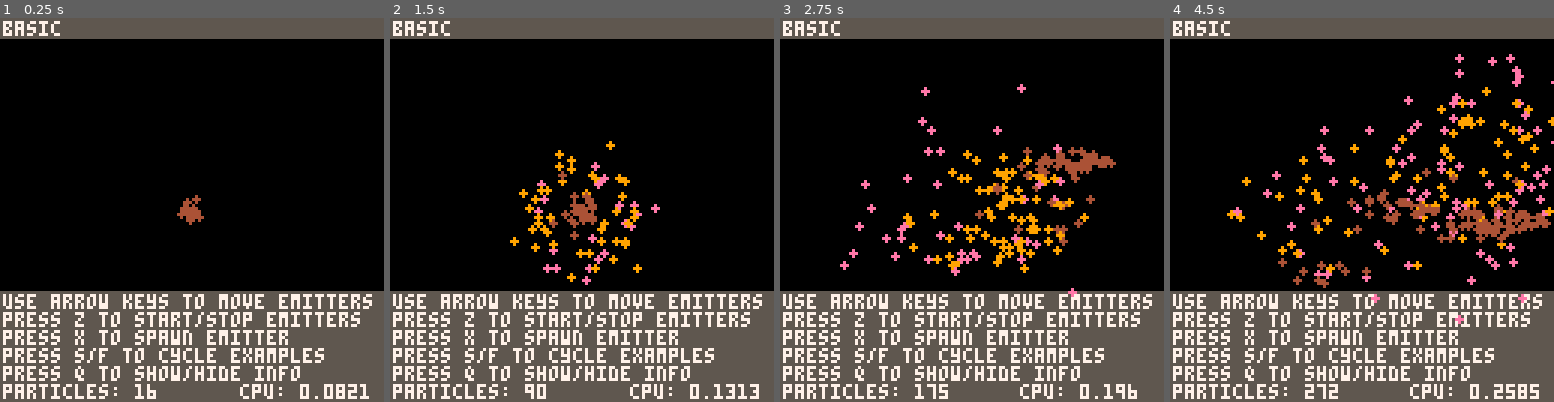
Above: before the commit, frames 1-4 (left to right).
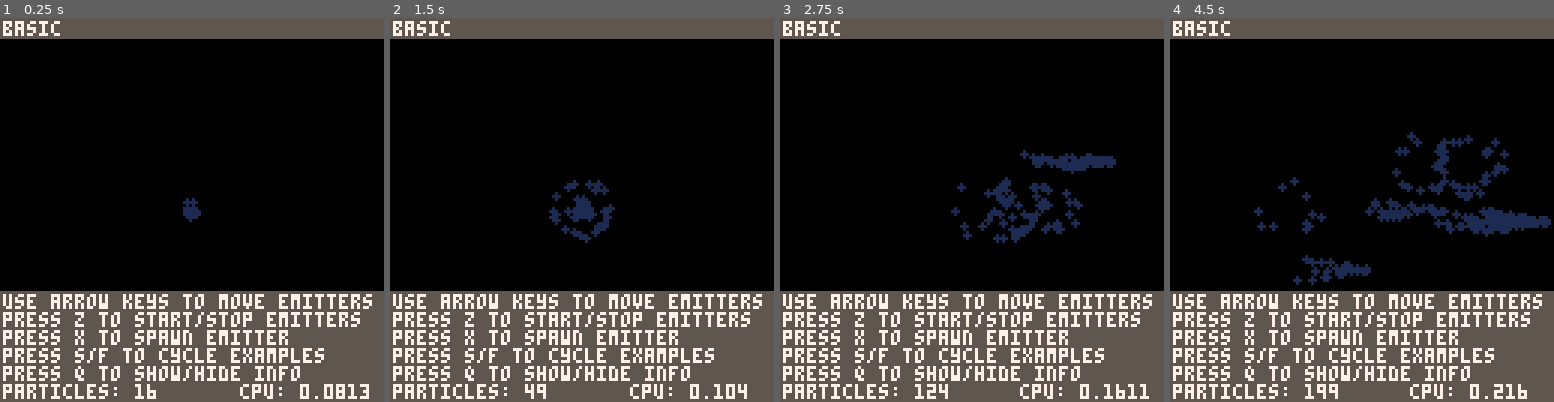
Above: after the commit, the same moments.

Repository: MaxwellDexter/pico-ps
Game: PICO-8 cartridge ps-demo.p8
Same seed, same stepped clock (60 frames per second), same inputs: the game is played once before the commit and once after it.
Inputs:
- Up to frame 1 (0.25 s): no input
- Up to frame 2 (1.5 s): tap X (X key) at 0.33, 1.07 s; tap O (Z key) at 0.7 s
- Up to frame 3 (2.75 s): hold Right 1.6-2.1 s; tap O (Z key) at 1.7, 2.1, 2.5 s; tap X (X key) at 1.85 s; hold Up 2.15-2.42 s; hold Right from 2.47 s (still down)
- Up to frame 4 (4.5 s): tap O (Z key) every 0.4 s from 2.9 to 4.1 s; tap X (X key) at 2.97, 4.08 s; release Right at 3.03 s; hold Left 3.08-3.58 s; hold Down 3.63-3.97 s; hold Right from 4.02 s (still down)

The runs differ from the first frame. In frame 1, 0.4% of the frame differs, in the area x 46-97%, y 46-99%; in frame 2, 3.0%; in frame 3, 5.6%; in frame 4, 8.8%, in the area x 14-100%, y 9-100%.

Commit message:
polish demos in progress

Diff:
--- a/ps-demo.p8
+++ b/ps-demo.p8
@@ -11,7 +11,9 @@
 show_demo_info = true
 my_emitters = nil
 emitter_type = 1
-emitters = {"basic", "angle spread", "life/speed/size spread", "size over life", "velocity over life", "gravity", "everything", "water spout", "light particles", "burst emission", "explosion", "sprites!", "varying sprites", "fire", "space warp", "rain", "strobe warning"}
+emitters = {"basic", "angle spread", "life/speed/size spread", "size over life", "velocity over life", "gravity", "everything", "water spout", "light particles", "burst emission", "explosion", "sprites!", "varying sprites", "fire", "space warp", "rain", "strobe warning", "whirly bird", "hypnotism"}
+
+bird_angle = 0
 
 #include ps.lua
 
@@ -49,8 +51,34 @@
 function update_demo()
  for e in all(my_emitters) do
   e.update(e, delta_time)
+  update_whirly_bird(e)
+  update_hypno(e)
  end
  get_input()
+end
+
+function update_hypno(e)
+ if (emitters[emitter_type] == "hypnotism") then
+   bird_angle += 10
+   if (bird_angle > 360) then bird_angle = 0 end
+   e.set_angle(e, bird_angle)
+  end
+end
+
+function update_whirly_bird(e)
+ if (emitters[emitter_type] == "whirly bird") then
+   bird_angle += 5
+   if (bird_angle > 360) then bird_angle = 0 end
+   e.set_angle(e, bird_angle)
+   local p = rotate_point(64, 64, 0.01, e.pos)
+   e.set_pos(e, p.x, p.y)
+  end
+end
+
+function rotate_point(ox, oy, angle, p)
+ p.x = cos(angle) * (p.x-ox) - sin(angle) * (p.y-oy) + ox
+ p.y = sin(angle) * (p.x-ox) + cos(angle) * (p.y-oy) + oy
+ return p
 end
 
 function get_input()
@@ -137,7 +165,7 @@
  elseif (emitter_string == "everything") then
   --                              x,  y,  freq, max, burst, grav,  rnd_col, col, sprites, life, life_s, angle, angle_sp, speed_i, speed_f, speed_sp, size_i, size_f, size_sp
   add(my_emitters, emitter.create(64, 64, 0,    0,   false, false, true,    12,  nil,     1,    4,      0,     360,      20,      0,       20,       3,      0,      3))
- elseif (emitter_string == "water spout") then
+ elseif (emitter_string == "waterxxxspout") then
   --                              x,  y,  freq, max, burst, grav,  rnd_col, col, sprites, life, life_s, angle, angle_sp, speed_i, speed_f, speed_sp, size_i, size_f, size_sp
   add(my_emitters, emitter.create(64, 64, 0,    50,  false,  true, false,   12,  nil,     1,    4,      150,   20,       30,      0,       20,       4,      1,      0))
   add(my_emitters, emitter.create(64, 64, 0,    50,  false,  true, false,   12,  nil,     1,    4,      20,    20,       30,      0,       20,       4,      1,      0))
@@ -195,6 +223,37 @@
   strobe.set_speed(strobe, 20, 0, 20)
   strobe.set_life(strobe, 2, 2)
   add(my_emitters, strobe)
+ elseif(emitter_string == "whirly bird") then
+  local bird = emitter.create(80, 80, 0, 0)
+  bird.set_colours(bird, {8, 9, 10, 7})
+  bird.set_size(bird, 5, 0, 1)
+  bird.set_life(bird, 3)
+  bird.set_angle(bird, 0)
+  add(my_emitters, bird)
+ elseif(emitter_string == "hypnotism") then
+  local hypno = emitter.create(64, 64, 0, 0)
+  hypno.set_colours(hypno, {11, 14, 12, 13})
+  hypno.set_size(hypno, 0, 5)
+  hypno.set_angle(hypno, 0, 90)
+  hypno.set_rnd_colour(hypno, true)
+  hypno.set_life(hypno, 4)
+  hypno.set_speed(hypno, 12)
+  add(my_emitters, hypno)
+ elseif(emitter_string == "water spout") then
+  local spout = emitter.create(64, 80, 0, 0, false, true)
+  spout.set_colours(spout, {12})
+  spout.set_size(spout, 2, 0, 3)
+  spout.set_angle(spout, 90, 45)
+  spout.set_life(spout, 2, 2)
+  spout.set_speed(spout, 100, 50)
+  add(my_emitters, spout)
+  local spray = emitter.create(64, 80, 0, 0, false, true)
+  spray.set_colours({7})
+  spray.set_angle(spray, 90, 45)
+  spray.set_life(spray, 2, 2)
+  spray.set_speed(spray, 100, 50)
+  spray.set_size(spray, 0, 1)
+  add(my_emitters, spray)
  end
 end
 
--- a/ps.lua
+++ b/ps.lua
@@ -231,14 +231,7 @@
 -- the constructor has to have a lot of stuff passed in so that it can create it's particles correctly
 emitter = {}
 emitter.__index = emitter
-function emitter.create(x,y, frequency, max_p,
-     burst, gravity, rnd_colour,
-     p_colour, p_sprites,
-     p_life, p_life_spread,
-     p_angle, p_angle_spread,
-     p_speed_initial, p_speed_final, p_speed_spread,
-     p_size_initial, p_size_final, p_size_spread
-     )
+function emitter.create(x,y, frequency, max_p, burst, gravity)
  local p = {}
  setmetatable (p, emitter)
  p.particles = {}
@@ -252,24 +245,24 @@
  p.max_p = max_p
  p.gravity = gravity or false
  p.burst = burst or false
- p.rnd_colour = rnd_colour or false
+ p.rnd_colour = false
  p.use_area = false
  p.area_width = 0
  p.area_height = 0
 
  -- particle factory stuff
- p.p_colours = p_colour
- p.p_sprites = p_sprites or nil
- p.p_life = p_life or 1
- p.p_life_spread = p_life_spread or 0
- p.p_angle = p_angle or 0
- p.p_angle_spread = p_angle_spread or 360
- p.p_speed_initial = p_speed_initial or 10
- p.p_speed_final = p_speed_final or 10
- p.p_speed_spread = p_speed_spread or 0
- p.p_size_initial = p_size_initial or 1
- p.p_size_final = p_size_final or 1
- p.p_size_spread = p_size_spread or 0
+ p.p_colours = {1}
+ p.p_sprites = nil
+ p.p_life = 1
+ p.p_life_spread = 0
+ p.p_angle = 0
+ p.p_angle_spread = 360
+ p.p_speed_initial = 10
+ p.p_speed_final = 10
+ p.p_speed_spread = 0
+ p.p_size_initial = 1
+ p.p_size_final = 1
+ p.p_size_spread = 0
 
  return p
 end
